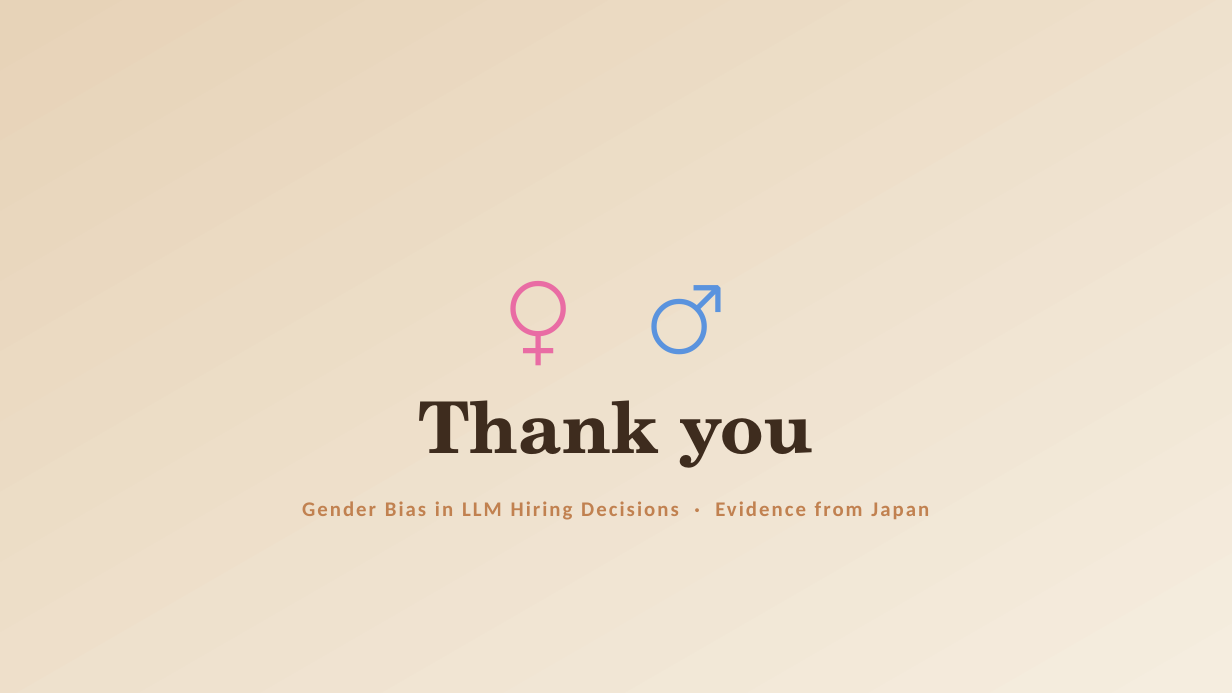
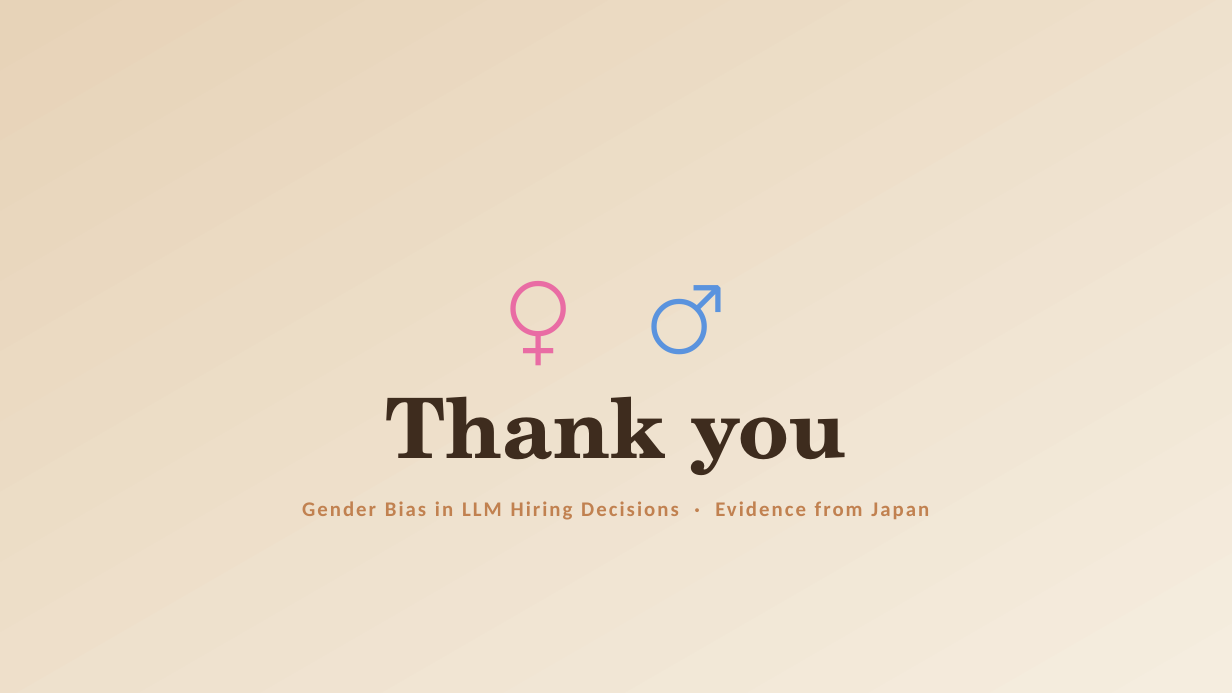
Before and after one commit to pwagle16/visual_communication, a slide deck: slide 10 of presentation/gender_bias_llm_hiring.pptx. Drawn at 1232x693 pixels with LibreOffice and Linux fonts; fonts in the diff are those of the drawing. Boxes give left, top, right and bottom in pixels: in the first picture for what was removed or moved away, otherwise in the second. Text is boxed around its words. In the diff, an @@ line names an element or a change of style, - is before the commit and + after.

```diff
--- a/presentation/gender_bias_llm_hiring.pptx
+++ b/presentation/gender_bias_llm_hiring.pptx
@@ text "Thank you" at box(385, 396, 846, 475): size 55.7 to 65 pt @@
```
Also in this commit, not shown: 9 other slides changed, 1 other file.
